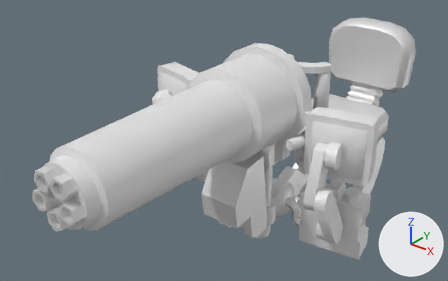
Before and after pictures for a commit that changed the FBX model Kinematics/Mesh/Minigun/kin_interactive_minigun_seat_pose1.fbx.
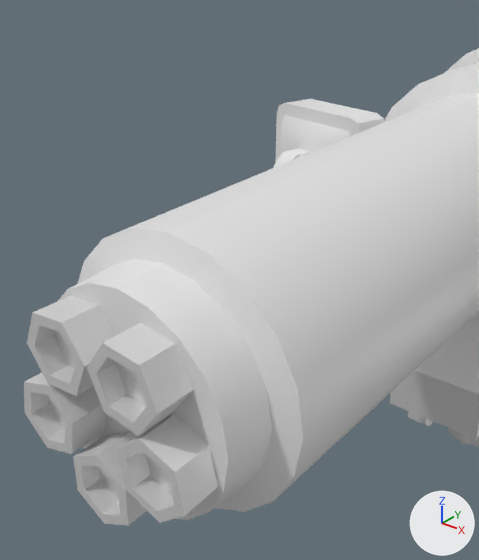
There are two pictures of each version: one whole from a camera (50 mm lens) standing at (0.0725, -0.1291, 0.0593) and looking at (-0.0079, -0.0287, -0.003), one close up from a camera (50 mm lens) standing at (0.019, -0.095, 0.0266) and looking at (0.0024, -0.0742, 0.0137). Lighting does not change. The marker at lower right points along +X, +Y and +Z. Where no turn or scale is listed for an object, it has been applied to the vertices.

The scene before the commit, as lines of its bpy script (objects in view):
```python
me_cube_017 = bpy.data.meshes.new('Cube.017')
me_cube_017.from_pydata(...)  # 1801 vertices, 1587 faces; spans x -0.0288..0.0283, y -0.0812..0.0304, z -0.0353..0.0202
# faces by material slot: [717, 870]
me_cube_017.materials.append(mat_turretpart1)  # white #e7e7e7
me_cube_017.materials.append(mat_turretcannon)  # white #e7e7e7
ob_kin_interactive_turret_airstrike_lp = bpy.data.objects.new('kin_interactive_turret_airstrike_lp', me_cube_017)
ob_kin_interactive_turret_airstrike_lp.location = (0.0, 0.0, 0.0)
```
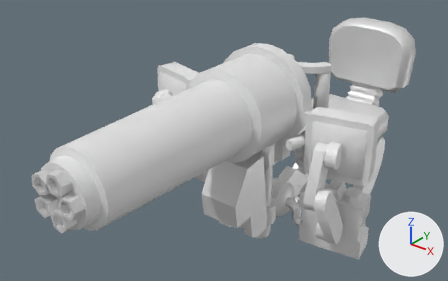
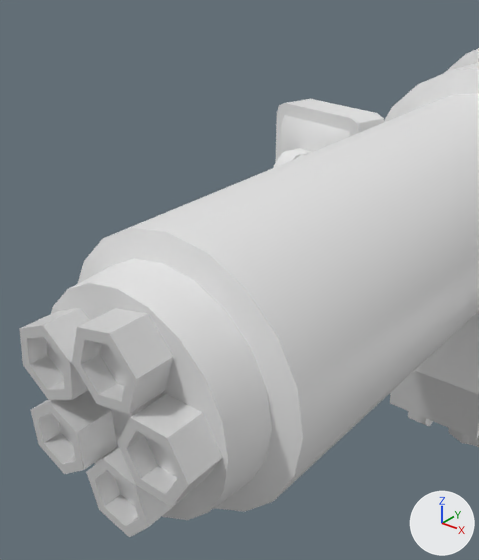
Commit message: minigun seat model change

Scene script edits in JSON lines:
```json
{"block": "me_cube_017", "where": "me_cube_017.from_pydata(...)  # 1801 vertices, 1587 faces; spans x -0.0288..0.0283, y -0.0812..0.0304, z -0.0353..0.0202"}
{"block": "me_cube_017", "where": "# used by ob_kin_interactive_turret_airstrike_lp; location = (0.0, 0.0, 0.0)"}
{"block": "me_cube_017", "change": "me_cube_017 part 1: the loose piece of 81 vertices spanning x -0.0081..0.0081, y -0.0792..-0.0397, z 0.0006..0.0167 is turned -90 degrees about the y axis through its middle"}
{"block": "me_cube_017", "change": "me_cube_017 part 2: the loose piece of 24 vertices spanning x 0.0001..0.004, y -0.0812..-0.0772, z 0.0096..0.0133 is turned -90 degrees about the y axis through its middle, then moved by (-0.0049, 0.0, -0.0008)"}
{"block": "me_cube_017", "change": "me_cube_017 part 3: the loose piece of 24 vertices spanning x -0.0017..0.0017, y -0.0812..-0.0772, z 0.0031..0.0071 is turned -90 degrees about the y axis through its middle, then moved by (0.0035, 0.0, 0.0035)"}
{"block": "me_cube_017", "change": "me_cube_017 part 4: the loose piece of 24 vertices spanning x -0.0052..-0.0014, y -0.0812..-0.0772, z 0.0056..0.0095 is turned -90 degrees about the y axis through its middle, then moved by (0.0044, 0.0, -0.0022)"}
{"block": "me_cube_017", "change": "me_cube_017 part 5: the loose piece of 24 vertices spanning x -0.004..-0.0001, y -0.0812..-0.0772, z 0.0096..0.0133 is turned -90 degrees about the y axis through its middle, then moved by (-0.0008, 0.0, -0.0049)"}
{"block": "me_cube_017", "change": "me_cube_017 part 6: the loose piece of 24 vertices spanning x 0.0014..0.0052, y -0.0812..-0.0772, z 0.0056..0.0095 is turned -90 degrees about the y axis through its middle, then moved by (-0.0022, 0.0, 0.0044)"}
```

Changed parts and their boxes [x1, y1, x2, y2] in the close-ups (479 x 560 px; the box of a moved part takes in the faces that stretch with it):
```json
{"object": "kin_interactive_turret_airstrike_lp", "change": "reshaped", "before": [24, 48, 479, 526], "after": [19, 48, 479, 537]}
{"part": 1, "of": "me_cube_017", "change": "moved or reshaped", "before": [58, 294, 229, 519], "after": [51, 294, 229, 519]}
{"part": 2, "of": "me_cube_017", "change": "moved or reshaped", "before": [87, 323, 193, 436], "after": [19, 308, 90, 400]}
{"part": 3, "of": "me_cube_017", "change": "moved or reshaped", "before": [73, 432, 147, 526], "after": [117, 394, 223, 507]}
{"part": 4, "of": "me_cube_017", "change": "moved or reshaped", "before": [24, 373, 106, 454], "after": [86, 448, 181, 537]}
{"part": 5, "of": "me_cube_017", "change": "moved or reshaped", "before": [27, 296, 116, 396], "after": [31, 390, 118, 474]}
{"part": 6, "of": "me_cube_017", "change": "moved or reshaped", "before": [117, 415, 218, 523], "after": [72, 308, 174, 414]}
```
